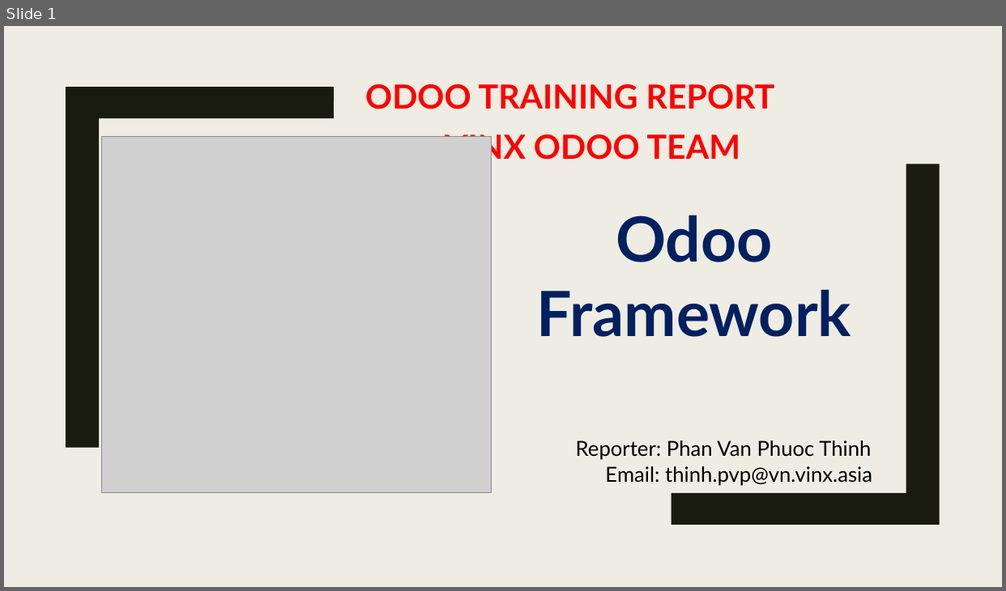
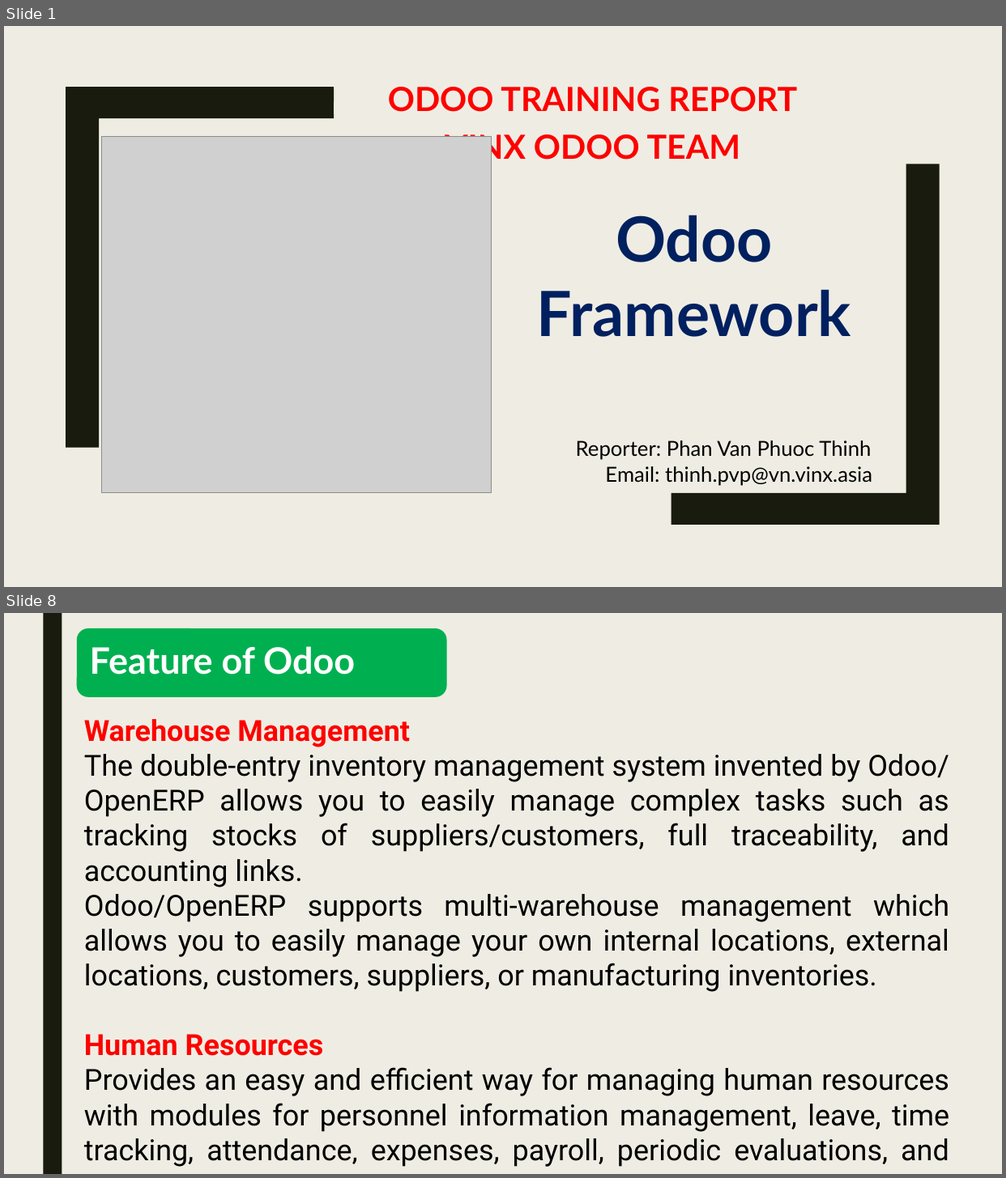
Before and after one commit to PhuocThinh/OdooDocument, a slide deck: Odoo Framwork Report.pptx. Shown one above the other, each under a label of ours: slide 1 before the commit, slides 1 and 8 after it; the slides between them are not shown. The pictures are 1006x591 and 1006x1178 pixels, drawn with LibreOffice and Linux fonts; fonts in the diff are those of the drawing; grey boxes stand for pictures. Boxes give left, top, right and bottom in pixels: in the first picture for what was removed or moved away, otherwise in the second. Text is boxed around its words. In the diff, an @@ line names an element or a change of style, - is before the commit and + after.

```diff
--- a/Odoo Framwork Report.pptx
+++ b/Odoo Framwork Report.pptx
@@ slide 8 added at box(4, 613, 1002, 1174), background #EFEDE3 @@
@@ rectangle added at box(43, 613, 62, 1174), fill #191B0E @@
@@ rounded rectangle added at box(77, 628, 446, 697), fill #00B050 @@
@@ text added at box(90, 646, 355, 675), 35 pt, text #FFFFFF, bold @@
+Feature of Odoo
@@ text added at box(84, 719, 949, 1167), 28 pt, text #000000 @@
+Warehouse Management
+The double-entry inventory management system invented by Odoo/ OpenERP allows you to easily manage complex tasks such as tracking stocks of suppliers/customers, full traceability, and accounting links.
+Odoo/OpenERP supports multi-warehouse management which allows you to easily manage your own internal locations, external locations, customers, suppliers, or manufacturing inventories.
+Human Resources
+Provides an easy and efficient way for managing human resources with modules for personnel information management, leave, time tracking, attendance‚ expenses, payroll, periodic evaluations, and recruitment.
@@ slide 1 changed as well @@
@@ text "ODOO TRAINING REPORT": place and size @@
-text "ODOO TRAINING REPORT" at box(365, 84, 775, 109)
+text "ODOO TRAINING REPORT" at box(388, 87, 797, 112)
```
Also in this commit, not shown: 1 other slide changed, 26 other slides added, 7 slides removed, 31 other files.
